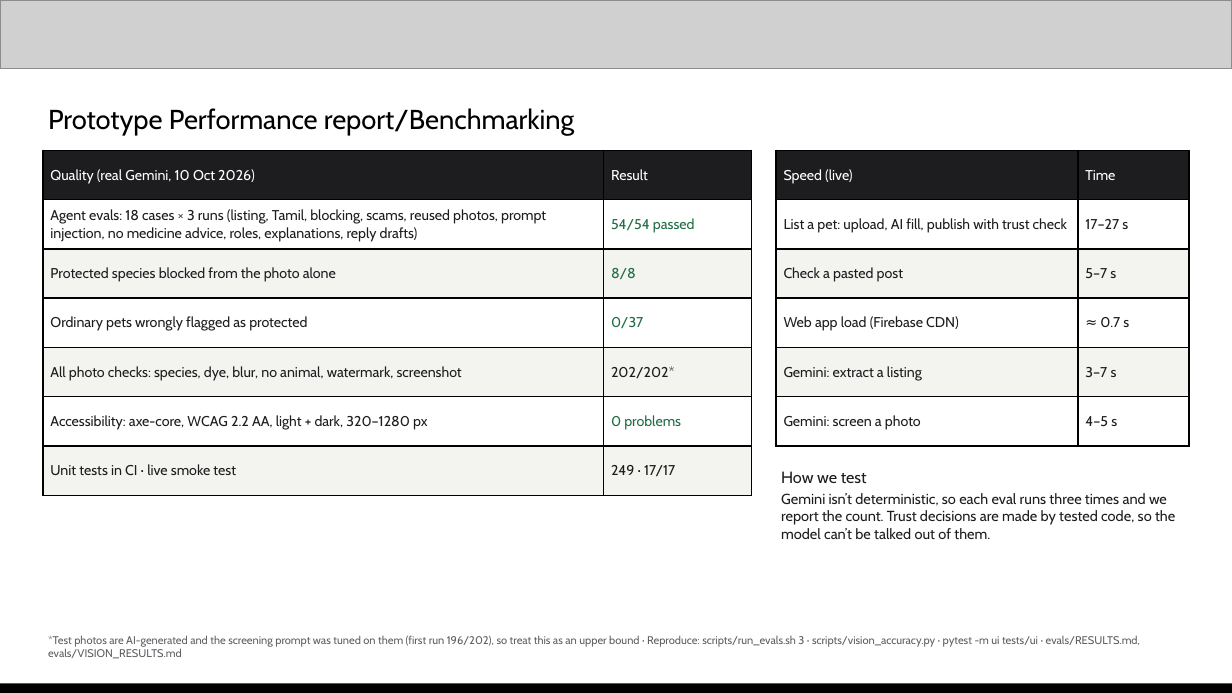
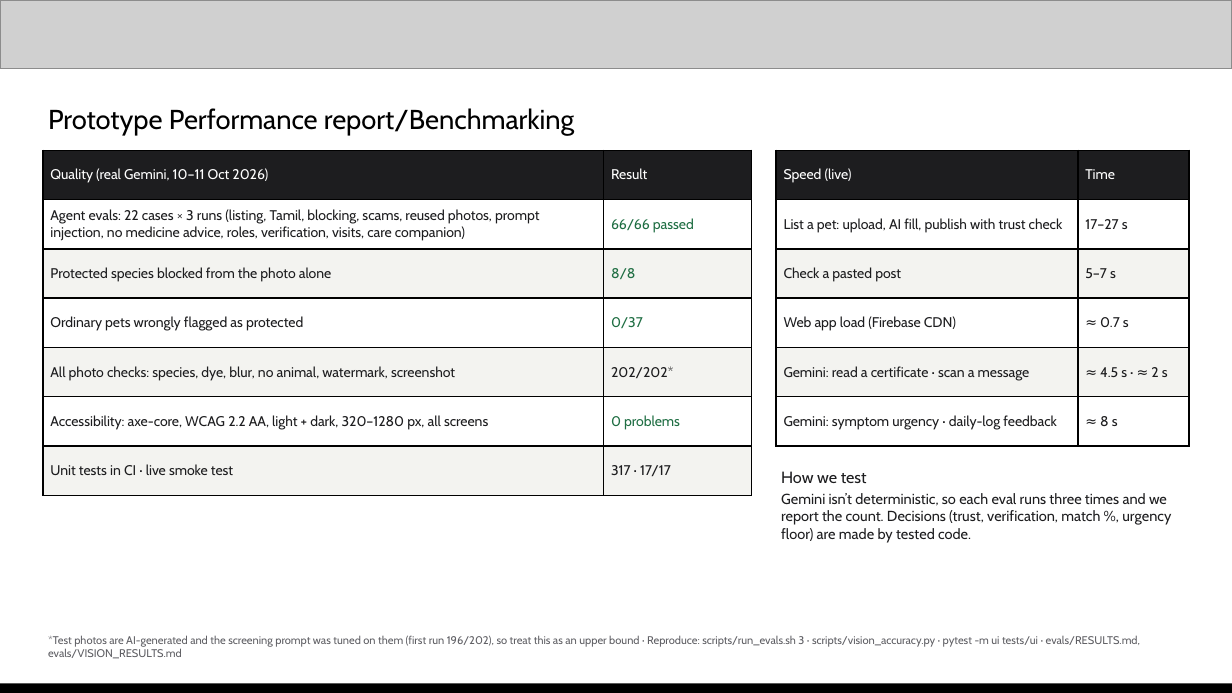
Before and after one commit to sudarsan-22/breedernear-ai, a slide deck: slide 12 of docs/submission/BreederNear-AI-deck.pptx. Drawn at 1232x693 pixels with LibreOffice and Linux fonts; fonts in the diff are those of the drawing; grey boxes stand for pictures. Boxes give left, top, right and bottom in pixels: in the first picture for what was removed or moved away, otherwise in the second. Text is boxed around its words. In the diff, an @@ line names an element or a change of style, - is before the commit and + after.

Commit message:
docs: deck rebuilt with the 66/66 eval run and the Sunrise screenshots

```diff
--- a/docs/submission/BreederNear-AI-deck.pptx
+++ b/docs/submission/BreederNear-AI-deck.pptx
@@ table at [43,150,752,495] @@
-row 1, column 1: Quality (real Gemini, 10 Oct 2026)
+row 1, column 1: Quality (real Gemini, 10–11 Oct 2026)
-row 2, column 1: Agent evals: 18 cases × 3 runs (listing, Tamil, blocking, scams, reused photos, prompt injection, no medicine advice, roles, explanations, reply drafts)
+row 2, column 1: Agent evals: 22 cases × 3 runs (listing, Tamil, blocking, scams, reused photos, prompt injection, no medicine advice, roles, verification, visits, care companion)
-row 2, column 2: 54/54 passed
+row 2, column 2: 66/66 passed
-row 6, column 1: Accessibility: axe-core, WCAG 2.2 AA, light + dark, 320–1280 px
+row 6, column 1: Accessibility: axe-core, WCAG 2.2 AA, light + dark, 320–1280 px, all screens
-row 7, column 2: 249 · 17/17
+row 7, column 2: 317 · 17/17
@@ size 8.3 to 8.2 pt in "Result", "Protected species blocked from the photo alone", "8/8", "Ordinary pets wrongly flagged as protected" and 5 more places @@
@@ table at [776,150,1189,446] @@
-row 5, column 1: Gemini: extract a listing
+row 5, column 1: Gemini: read a certificate · scan a message
-row 5, column 2: 3–7 s
+row 5, column 2: ≈ 4.5 s · ≈ 2 s
-row 6, column 1: Gemini: screen a photo
+row 6, column 1: Gemini: symptom urgency · daily-log feedback
-row 6, column 2: 4–5 s
+row 6, column 2: ≈ 8 s
@@ size 8.3 to 8.2 pt in "Speed (live)", "Time", "List a pet: upload, AI fill, publish ...", "17–27 s" and 4 more places @@
@@ text at [781,493,1171,543]: text changed @@
-Gemini isn’t deterministic, so each eval runs three times and we report the count. Trust decisions are made by tested code, so the model can’t be talked out of them.
+Gemini isn’t deterministic, so each eval runs three times and we report the count. Decisions (trust, verification, match %, urgency floor) are made by tested code.
```
Also in this commit, not shown: 9 other slides changed, 1 other file.
